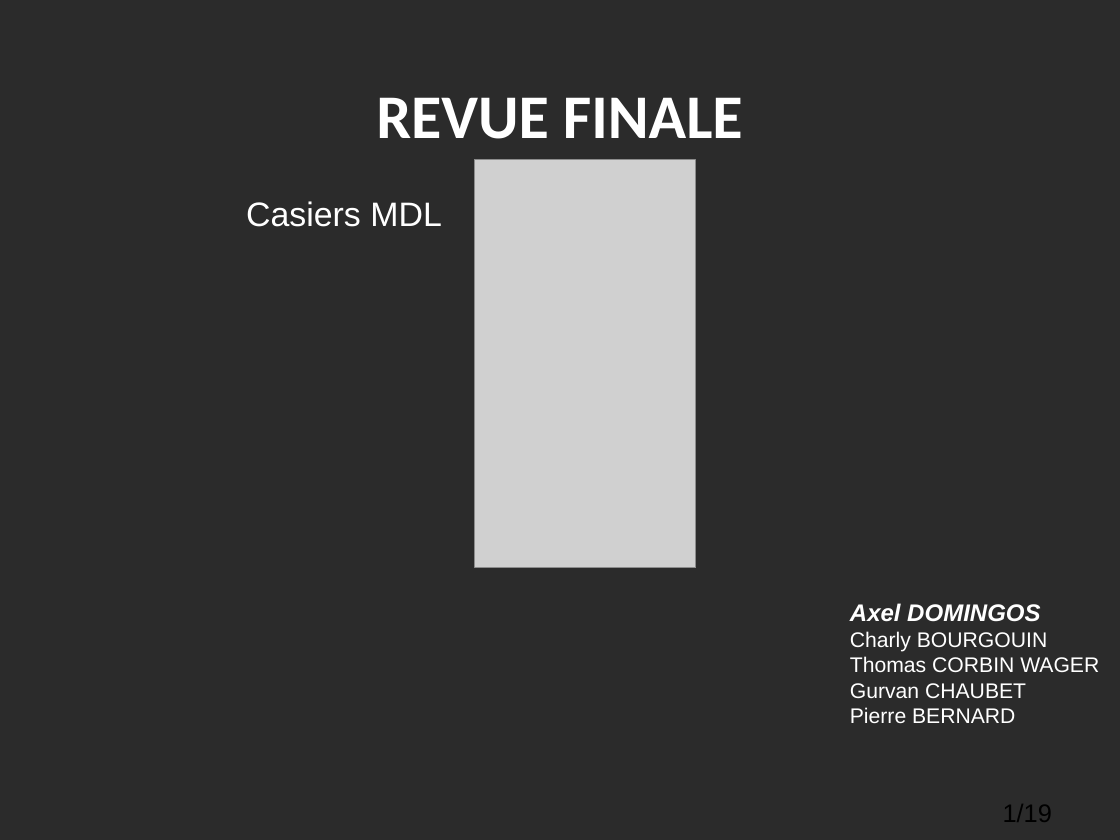
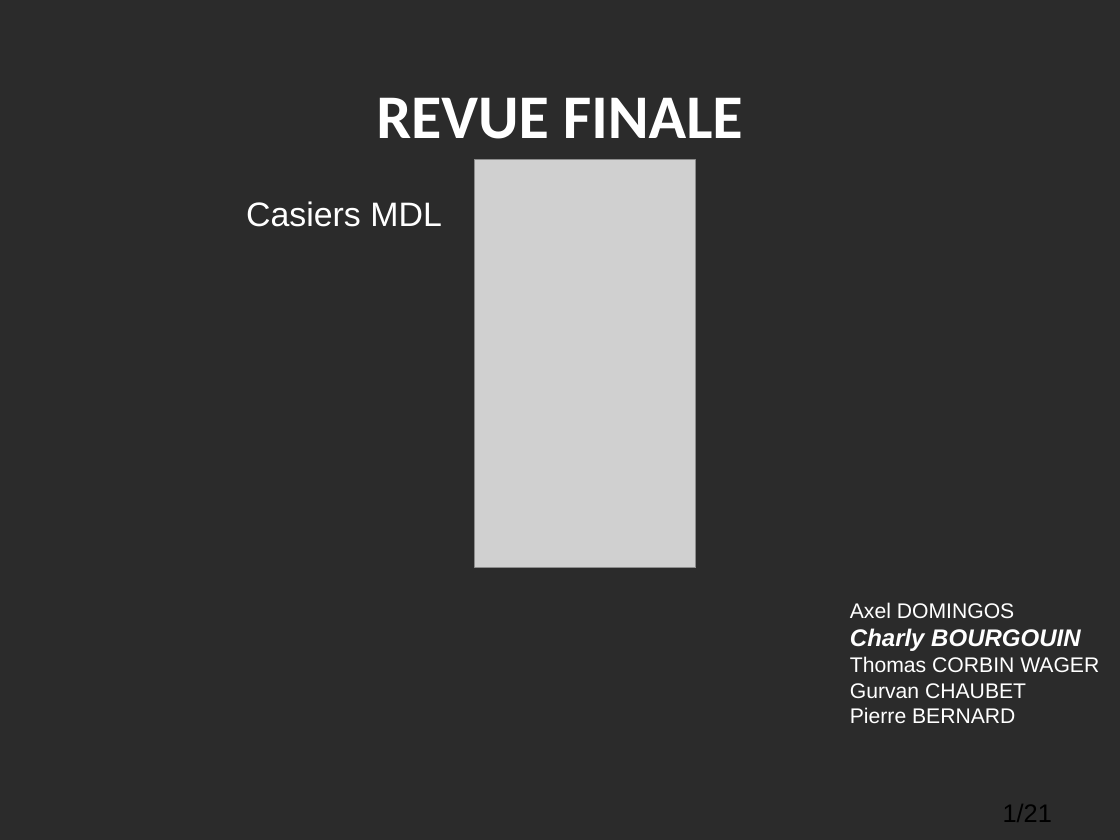
Before and after one commit to cbourgouin/Projet_Casier, a slide deck: slide 1 of Parties_Raspberry_Gaches/Diapo de revue/Revue de Projet Final Bourgouin Charly.odp. Drawn at 1120x840 pixels with LibreOffice and Linux fonts; fonts in the diff are those of the drawing; grey boxes stand for pictures; background and template pictures are left out; a plain dark background stands for a picture behind light text. Boxes give left, top, right and bottom in pixels: in the first picture for what was removed or moved away, otherwise in the second. Text is boxed around its words. In the diff, an @@ line names an element or a change of style, - is before the commit and + after.

```diff
--- a/Parties_Raspberry_Gaches/Diapo de revue/Revue de Projet Final Bourgouin Charly.odp
+++ b/Parties_Raspberry_Gaches/Diapo de revue/Revue de Projet Final Bourgouin Charly.odp
@@ text at [850, 602, 1080, 651]: size 17 to 15 pt, bold off, italic off in "Axel DOMINGOS"; size 15 to 17 pt, bold on, italic on in "Charly BOURGOUIN" @@
@@ page number at [1003, 804, 1052, 822]: text changed @@
-1/19
+1/21
```
Also in this commit, not shown: 3 other slides changed, 3 slides added, 1 slide removed, 20 other files.
